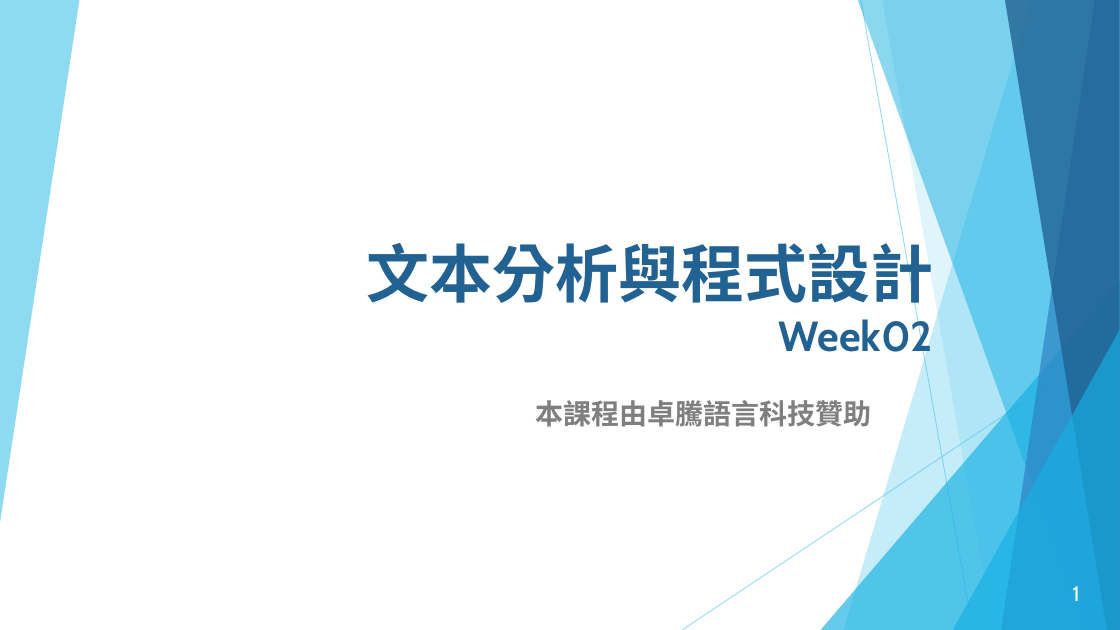
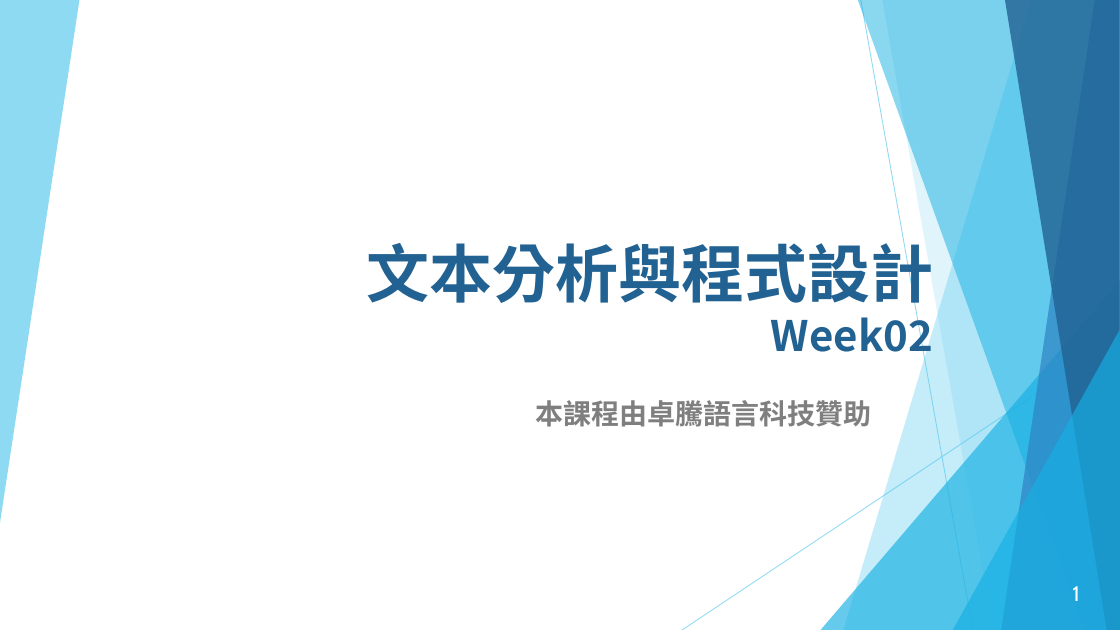
Before and after one commit to howardsukuan/textual-data-analysis-python, a slide deck: slide 1 of week02/文本分析與程式設計Week02.pptx. Drawn at 1120x630 pixels with LibreOffice and Linux fonts; fonts in the diff are those of the drawing. Boxes give left, top, right and bottom in pixels: in the first picture for what was removed or moved away, otherwise in the second. Text is boxed around its words. In the diff, an @@ line names an element or a change of style, - is before the commit and + after.

```diff
--- a/week02/文本分析與程式設計Week02.pptx
+++ b/week02/文本分析與程式設計Week02.pptx
@@ title "文本分析與程式設計 Week02" at <box>366,233,933,362</box>: font Cabin to Noto Sans CJK SC @@
```
Also in this commit, not shown: 21 other slides changed.
